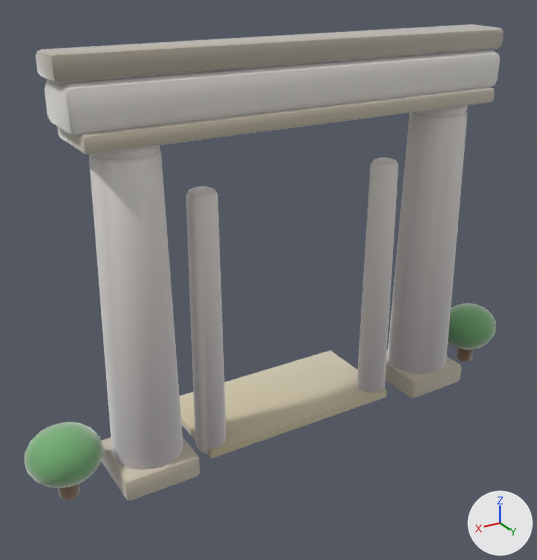
A saved change to the glTF model assets/models/gates/ab759a65.glb.
Both versions are drawn from a camera (50 mm lens) standing at (4.04, 6.13, 4.89) and looking at (0.17, -0.32, 1.67). Every picture has the same lights, and +X, +Y and +Z are marked at lower right. The picture after the commit comes second. Vertices at exactly the same position are counted once.

Names of what the first picture shows: 'gate_ab759a65'.
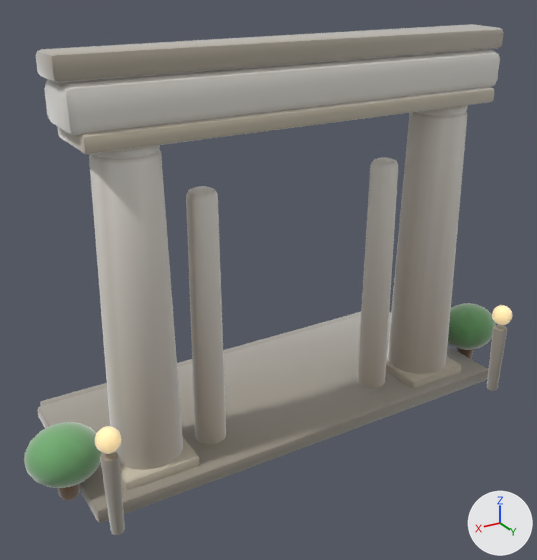
Patch to the scene script:
```diff
--- a/assets/models/gates/ab759a65.glb.py
+++ b/assets/models/gates/ab759a65.glb.py
@@ mat_clay__b9b2a2_0_93 @@
+mat_clay__b9b2a2_0_93 = bpy.data.materials.new('clay_#B9B2A2_0.93_-')
+# nodes: BsdfPrincipled, Mix, OutputMaterial, VertexColor
+# colours: grey #b9b2a2, mixed with the vertex colours
@@ mat_clay__9e978a_0_93 @@
+mat_clay__9e978a_0_93 = bpy.data.materials.new('clay_#9E978A_0.93_-')
+# nodes: BsdfPrincipled, Mix, OutputMaterial, VertexColor
+# colours: grey #9e978a, mixed with the vertex colours
@@ mat_clay__ffe2a8_0_95__ffe2a8 @@
+mat_clay__ffe2a8_0_95__ffe2a8 = bpy.data.materials.new('clay_#FFE2A8_0.95_#FFE2A8')
+# nodes: BsdfPrincipled, Mix, OutputMaterial, VertexColor
+# colours: beige #bca67a, beige #ffe2a8, mixed with the vertex colours
@@ me_gate_ab759a65 @@
 # used by ob_gate_ab759a65; location = (0.0, 0.0, 0.0)
-me_gate_ab759a65.from_pydata(...)  # 1884 vertices, 3704 faces; spans x -3.04..3.04, y -1.0..0.42, z 0.0..4.24
+me_gate_ab759a65.from_pydata(...)  # 2384 vertices, 4676 faces; spans x -3.04..3.04, y -1.71..0.84, z -0.01..4.24
+# me_gate_ab759a65 part 1: a new loose piece of 114 vertices spanning x -2.52..-2.36, y 0.63..0.8, z 0.0..0.86, in mat_clay__9e978a_0_93
+# me_gate_ab759a65 part 2: a new loose piece of 114 vertices spanning x 2.36..2.52, y 0.64..0.81, z -0.01..0.87, in mat_clay__9e978a_0_93
+# me_gate_ab759a65 part 3: a new loose piece of 56 vertices spanning x -2.57..2.56, y -1.55..0.55, z 0.0..0.16, in mat_clay__9e978a_0_93
+# me_gate_ab759a65 part 4: a new loose piece of 56 vertices spanning x -2.49..2.49, y -1.71..-1.37, z 0.0..0.12, in mat_clay__9e978a_0_93
+# me_gate_ab759a65 part 5: a new loose piece of 52 vertices spanning x -2.56..-2.32, y 0.6..0.83, z 0.9..1.14, in mat_clay__ffe2a8_0_95__ffe2a8
+# me_gate_ab759a65 part 6: a new loose piece of 52 vertices spanning x 2.32..2.56, y 0.61..0.84, z 0.9..1.14, in mat_clay__ffe2a8_0_95__ffe2a8
+# me_gate_ab759a65 part 7: 3547 kept faces spanning x -3.04..3.04, y -1.0..0.42, z 0.0..4.22 get new vertex colours
+# other edits to the shape of me_gate_ab759a65 do not show in these pictures
 me_gate_ab759a65.materials.append(mat_clay__f3efe7_0_93)
@@ me_gate_ab759a65 @@
 me_gate_ab759a65.materials.append(mat_clay__d8cca8_0_93)
+me_gate_ab759a65.materials.append(mat_clay__9e978a_0_93)
+me_gate_ab759a65.materials.append(mat_clay__b9b2a2_0_93)
+me_gate_ab759a65.materials.append(mat_clay__ffe2a8_0_95__ffe2a8)
```

Where the change shows, as pixel boxes [x1, y1, x2, y2] in the pictures (537 x 560 px):
'gate_ab759a65', reshaped (7% taller): before [24, 24, 504, 500]; after [24, 24, 512, 535]
part 1 of me_gate_ab759a65, added: after [487, 325, 507, 391]
part 2 of me_gate_ab759a65, added: after [100, 451, 125, 535]
part 3 of me_gate_ab759a65, added: after [38, 312, 489, 523]
part 4 of me_gate_ab759a65, added (mostly hidden): after [40, 312, 361, 406]
part 5 of me_gate_ab759a65, added: after [492, 305, 512, 325]
part 6 of me_gate_ab759a65, added (beige): after [95, 426, 121, 454]
part 7 of me_gate_ab759a65, edited (looks the same): [24, 29, 504, 500] in both
